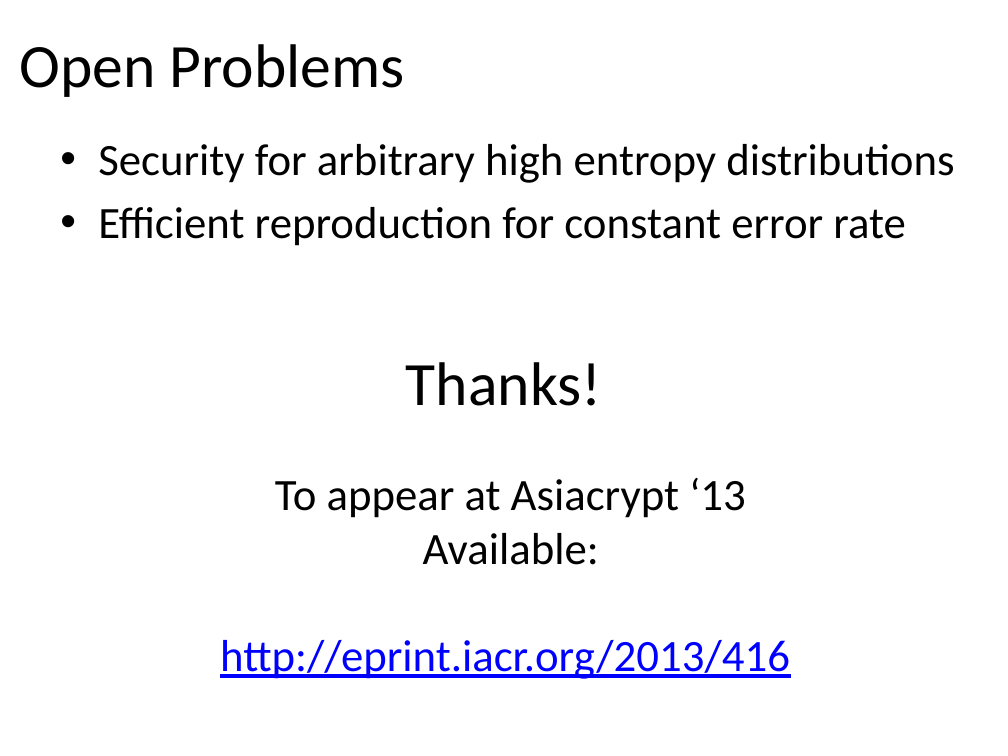
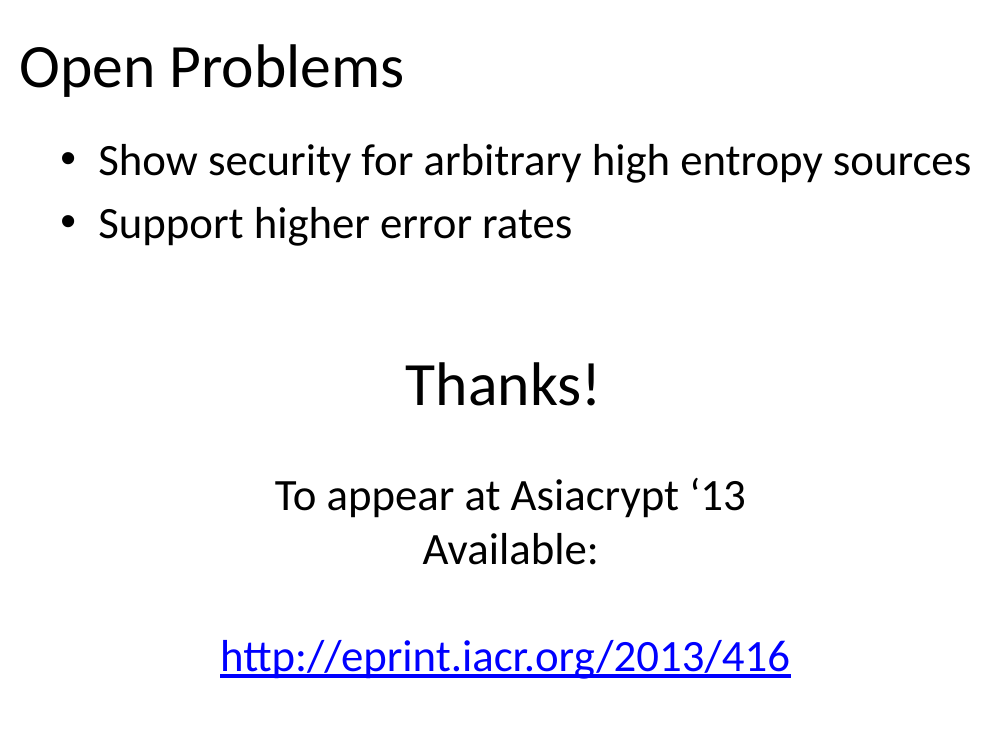
Before and after one commit to xianruimeng/comp-fuzzy-ext, a slide deck: slide 9 of ComputationalFuzzyExtractors-CryptoRump.pptx (slide 5 before the commit). Drawn at 1008x756 pixels with LibreOffice and Linux fonts; fonts in the diff are those of the drawing. Boxes give left, top, right and bottom in pixels: in the first picture for what was removed or moved away, otherwise in the second. Text is boxed around its words. In the diff, an @@ line names an element or a change of style, - is before the commit and + after.

```diff
--- a/ComputationalFuzzyExtractors-CryptoRump.pptx
+++ b/ComputationalFuzzyExtractors-CryptoRump.pptx
@@ text at [98,144,971,246]: text changed @@
-• Security for arbitrary high entropy distributions
-• Efficient reproduction for constant error rate
+• Show security for arbitrary high entropy sources
+• Support higher error rates
```
Also in this commit, not shown: 3 other slides changed, 4 slides added, 1 other file.
